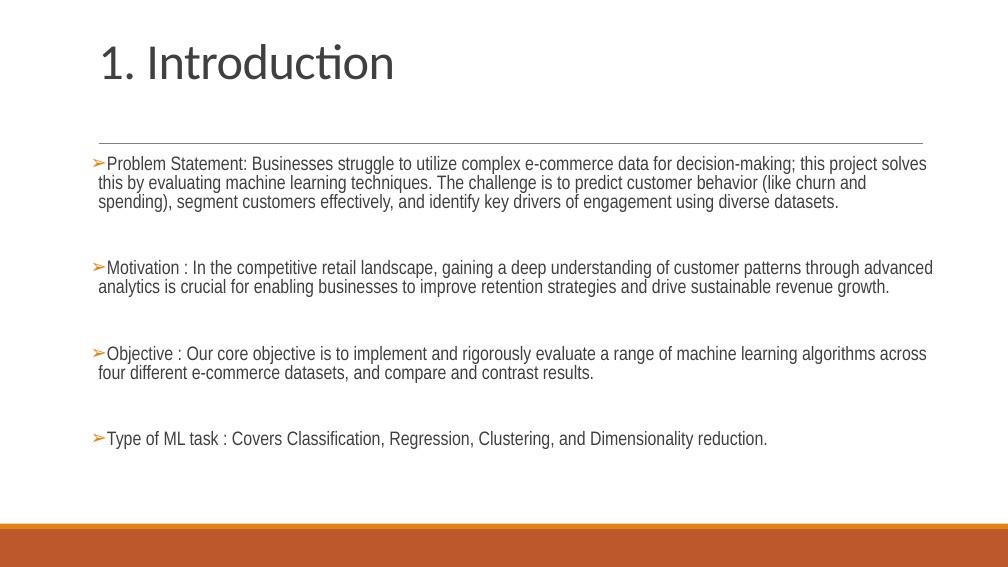
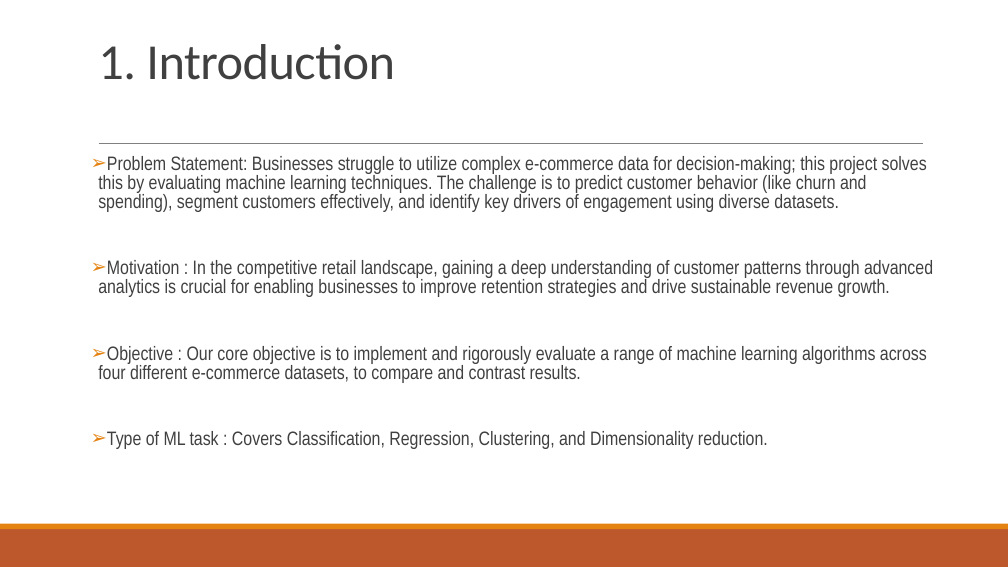
Before and after one commit to akay6483/mmml-ecommerce, a slide deck: slide 2 of docs/23CSE301_A8.pptx. Drawn at 1008x567 pixels with LibreOffice and Linux fonts; fonts in the diff are those of the drawing; background and template pictures are left out. Boxes give left, top, right and bottom in pixels: in the first picture for what was removed or moved away, otherwise in the second. Text is boxed around its words. In the diff, an @@ line names an element or a change of style, - is before the commit and + after.

```diff
--- a/docs/23CSE301_A8.pptx
+++ b/docs/23CSE301_A8.pptx
@@ text at (98, 346, 927, 383): text changed @@
-➢ Objective : Our core objective is to implement and rigorously evaluate a range of machine learning algorithms across four different e-commerce datasets, and compare and contrast results.
+➢ Objective : Our core objective is to implement and rigorously evaluate a range of machine learning algorithms across four different e-commerce datasets, to compare and contrast results.
```
Also in this commit, not shown: 5 other slides changed, 1 other file.
